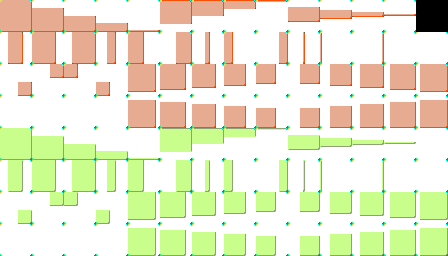
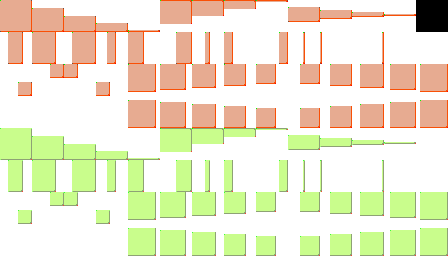
The second 448 × 256 image is a revision of the first. Changes to its layers:
hid "limiti", painted on it over [0, 0, 448, 256]
painted on "Collisioni" over [0, 0, 448, 256]
